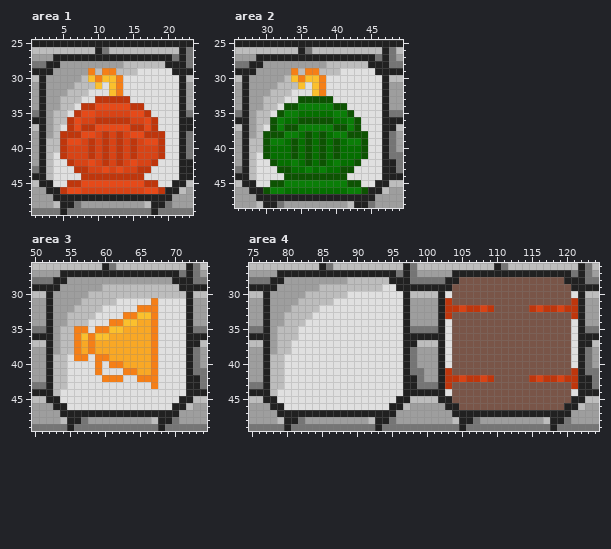
A pixel-art file gets an edit: Source/Image/testMenu.aseprite. The picture above was drawn from the file before the commit.
200x150 pixels, 1 frame. Colours within 5 levels of each other are drawn and written as one. Shown: area 1: x 1..23, y 25..49; area 2: x 26..49, y 25..48; area 3: x 50..74, y 26..49; area 4: x 75..124, y 26..49. The commit also changed other parts of the picture, which this record leaves out.
And afterwards:
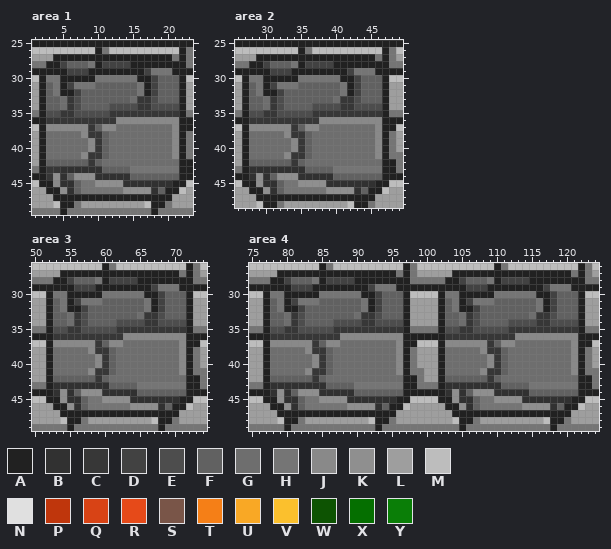
Palette (. is transparent): A #212121  B #313131  C #373737  D #424242  E #4d4d4d  F #616161  G #6e6e6e  H #757575  J #898989  K #8f8f8f  L #9e9e9e  M #bdbdbd  N #e0e0e0  P #bf360c  Q #d84315  R #e64a19  S #795548  T #f57f17  U #f9a825  V #fbc02d  W #0d5302  X #056f00  Y #0a7e07
From old to new:
layer "inside" added
layer "inside shadow" opacity 49% added
layer "BG #2" removed
layer "Layer 5" removed
layer "Layer 8" removed
Changed rows in their new state; - is an unchanged pixel.
Area 1, layers "inside shadow", "inside":
first column x 3:
28 --DFFFHADDDDAAAAA--
29 -AADDDAAAAAAAADHHH-
30 HHAAAAAHHHHHHAADFFF
31 FHADHHHFFFFFFHADFFF
32 FHAADFFFFFFFFHADFFF
33 FFGCEFFFFFFFGCCEFFF
34 FFGCEFFFFEEEECCEEEE
35 EECCEEEEECCCCCCCCCC
36 CCCCCCCCCCJJJJJJJJJ
37 JJJJJJCFJJGGGGGGGGJ
38 GGGGGJCCFGGGGGGGGGJ
39 GGGGGGJCFGGGGGGGGGJ
40 GGGGGGJCFGGGGGGGGGJ
41 GGGGGJCCFGGGGGGGGGJ
42 FFFFFFCFGGGGGGGGGGG
43 CCBBBBBBFFFFHHHHHHH
44 CKBFKKKBBBBBFFFFFFF
45 -JBBFHHKKKKBBBBBBB-
46 --KBFHHHHHHKKKKBF--
Area 2, layers "inside shadow", "inside":
first column x 28:
28 --DFFFHADDDDAAAAA--
29 -AADDDAAAAAAAADHHH-
30 HHAAAAAHHHHHHAADFFF
31 FHADHHHFFFFFFHADFFF
32 FHAADFFFFFFFFHADFFF
33 FFGCEFFFFFFFGCCEFFF
34 FFGCEFFFFEEEECCEEEE
35 EECCEEEEECCCCCCCCCC
36 CCCCCCCCCCJJJJJJJJJ
37 JJJJJJCFJJGGGGGGGGJ
38 GGGGGJCCFGGGGGGGGGJ
39 GGGGGGJCFGGGGGGGGGJ
40 GGGGGGJCFGGGGGGGGGJ
41 GGGGGJCCFGGGGGGGGGJ
42 FFFFFFCFGGGGGGGGGGG
43 BBBBBBBBFFFFHHHHHHH
44 BKBFKKKBBBBBFFFFFFF
45 -KBBFHHKKKKBBBBBBB-
46 --KBFHHHHHHKKKKBF--
Area 3, layers "inside shadow", "inside":
first column x 53:
28 --DFFFHADDDDAAAAA--
29 -AADDDAAAAAAAADHHH-
30 HHAAAAAHHHHHHAADFFF
31 FHADHHHFFFFFFHADFFF
32 FHAADFFFFFFFFHADFFF
33 FFGCEFFFFFFFGCCEFFF
34 FFGCEFFFFEEEECCEEEE
35 EECCEEEEECCCCCCCCCC
36 CCCCCCCCCCJJJJJJJJJ
37 JJJJJJCFJJGGGGGGGGJ
38 GGGGGJCCFGGGGGGGGGJ
39 GGGGGGJCFGGGGGGGGGJ
40 GGGGGGJCFGGGGGGGGGJ
41 GGGGGJCCFGGGGGGGGGJ
42 FFFFFFCFGGGGGGGGGGG
43 BBBBBBBBFFFFHHHHHHH
44 BKBFKKKBBBBBFFFFFFF
45 -KBBFHHKKKKBBBBBBB-
46 --KBFHHHHHHKKKKBF--
Area 4, layers "inside shadow", "inside":
first column x 78:
28 --DFFFHADDDDAAAAA----------DFFFHADDDDAAAAA--
29 -AADDDAAAAAAAADHHH--------AADDDAAAAAAAADHHH-
30 HHAAAAAHHHHHHAADFFF------HHAAAAAHHHHHHAADFFF
31 FHADHHHFFFFFFHADFFF------FHADHHHFFFFFFHADFFF
32 FHAADFFFFFFFFHADFFF------FHAADFFFFFFFFHADFFF
33 FFGCEFFFFFFFGCCEFFF------FFGCEFFFFFFFGCCEFFF
34 FFGCEFFFFEEEECCEEEE------FFGCEFFFFEEEECCEEEE
35 EECCEEEEECCCCCCCCCC------EECCEEEEECCCCCCCCCC
36 CCCCCCCCCCJJJJJJJJJ------CCCCCCCCCCJJJJJJJJJ
37 JJJJJJCFJJGGGGGGGGJ------JJJJJJCFJJGGGGGGGGJ
38 GGGGGJCCFGGGGGGGGGJ------GGGGGJCCFGGGGGGGGGJ
39 GGGGGGJCFGGGGGGGGGJ------GGGGGGJCFGGGGGGGGGJ
40 GGGGGGJCFGGGGGGGGGJ------GGGGGGJCFGGGGGGGGGJ
41 GGGGGJCCFGGGGGGGGGJ------GGGGGJCCFGGGGGGGGGJ
42 FFFFFFCFGGGGGGGGGGG------FFFFFFCFGGGGGGGGGGG
43 BBBBBBBBFFFFHHHHHHH------BBBBBBBBFFFFHHHHHHH
44 BKBFKKKBBBBBFFFFFFF------BKBFKKKBBBBBFFFFFFF
45 -KBBFHHKKKKBBBBBBB--------KBBFHHKKKKBBBBBBB-
46 --KBFHHHHHHKKKKBF----------KBFHHHHHHKKKKBF--
